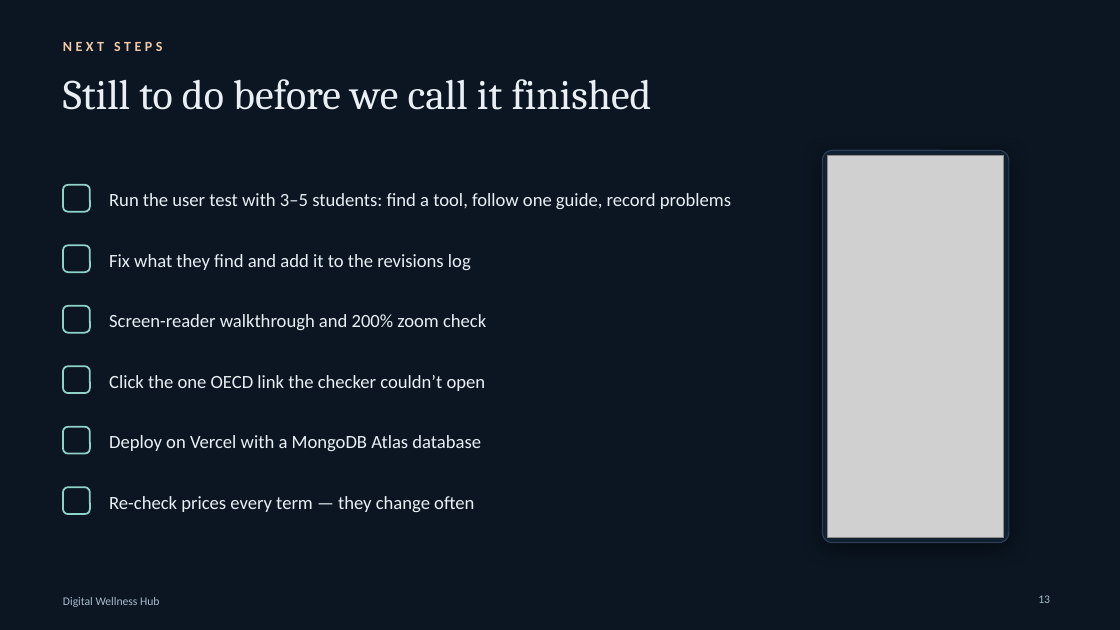
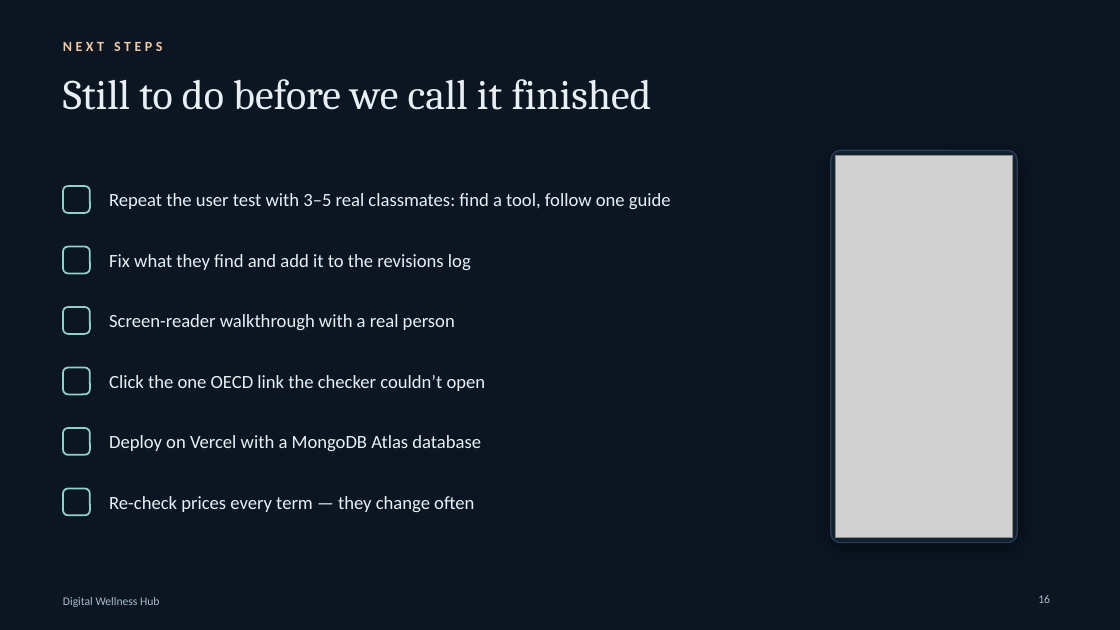
Before and after one commit to Anshumaan1254/Digital-Wellness, a slide deck: slide 16 of public/Digital-Wellness-Hub-presentation.pptx (slide 13 before the commit). Drawn at 1120x630 pixels with LibreOffice and Linux fonts; fonts in the diff are those of the drawing; grey boxes stand for pictures; background and template pictures are left out. Boxes give left, top, right and bottom in pixels: in the first picture for what was removed or moved away, otherwise in the second. Text is boxed around its words. In the diff, an @@ line names an element or a change of style, - is before the commit and + after.

```diff
--- a/public/Digital-Wellness-Hub-presentation.pptx
+++ b/public/Digital-Wellness-Hub-presentation.pptx
@@ rounded rectangle: place and size @@
-rounded rectangle at [823,150,1009,543]
+rounded rectangle at [831,150,1017,543]
@@ picture: place and size @@
-picture at [828,155,1004,538]
+picture at [836,155,1012,538]
@@ text at [109,193,671,209]: text changed @@
-Run the user test with 3–5 students: find a tool, follow one guide, record problems
+Repeat the user test with 3–5 real classmates: find a tool, follow one guide
@@ text at [109,314,455,330]: text changed @@
-Screen-reader walkthrough and 200% zoom check
+Screen-reader walkthrough with a real person
@@ page number at [1038,595,1050,603]: text changed @@
-13
+16
```
Also in this commit, not shown: 12 other slides changed, 3 slides added, 37 other files.
